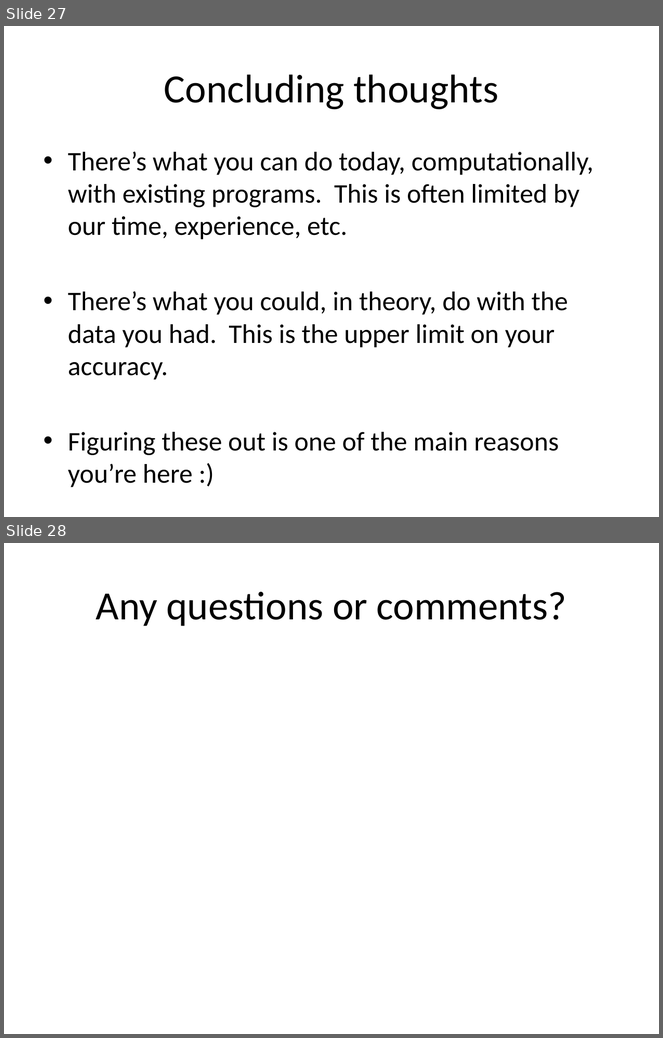
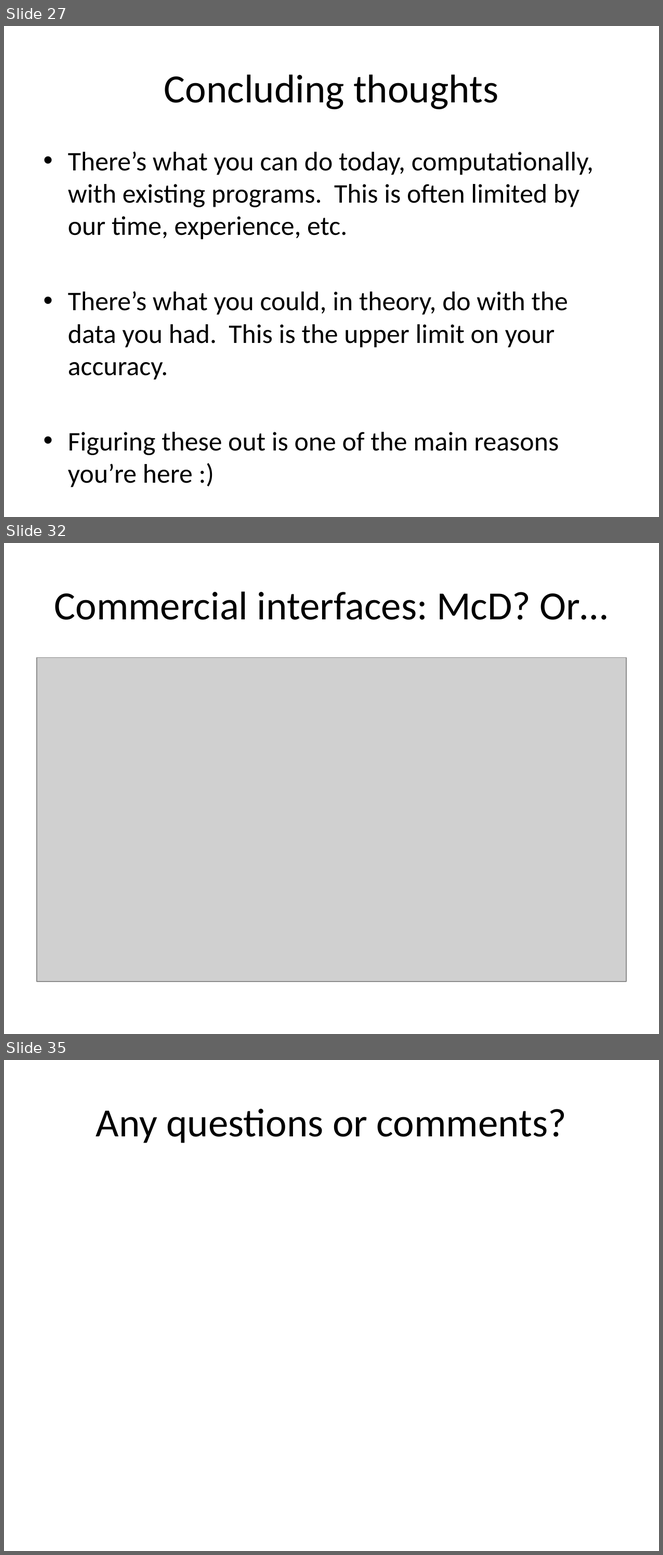
Before and after one commit to dib-lab/2013-caltech-workshop, a slide deck: _static/cemi-lecture-welcome.pptx. Shown one above the other, each under a label of ours: slides 27 and 28 before the commit, slides 27, 32 and 35 after it; the slides between them are not shown. The pictures are 663x1038 and 663x1555 pixels, drawn with LibreOffice and Linux fonts; fonts in the diff are those of the drawing; grey boxes stand for pictures. Boxes give left, top, right and bottom in pixels: in the first picture for what was removed or moved away, otherwise in the second. Text is boxed around its words. In the diff, an @@ line names an element or a change of style, - is before the commit and + after.

```diff
--- a/_static/cemi-lecture-welcome.pptx
+++ b/_static/cemi-lecture-welcome.pptx
@@ slide 32 added at bbox=[4, 543, 659, 1034], background #FFFFFF @@
@@ title added at bbox=[54, 591, 608, 620], 44 pt, text #000000 @@
+Commercial interfaces: McD? Or…
@@ picture added at bbox=[37, 657, 626, 982] @@
@@ what was slide 28 is now slide 35 @@
```
Also in this commit, not shown: 6 other slides added, 1 other file.
